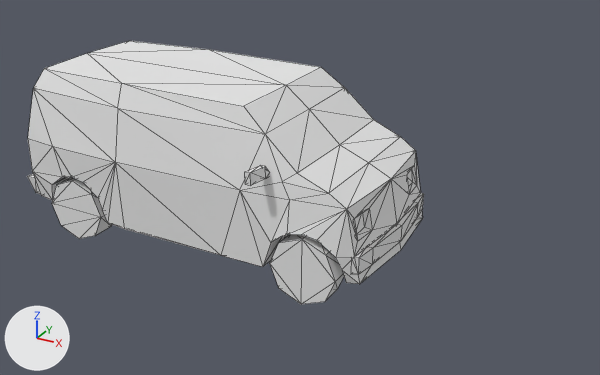
Before and after pictures for a commit that changed the OBJ model assetsMake/Grid/Car4_o1.obj.
The view is the same before and after, from a 50 mm lens placed at (5.18, -6.05, 4.68), pointed at (1.85, 0.0, 1.66). Every picture has the same lights, and +X, +Y and +Z are marked at lower left. Mesh edges are drawn as thin lines. Where no turn or scale is listed for an object, it has been applied to the vertices.

Objects in the first picture: 'Car4'.
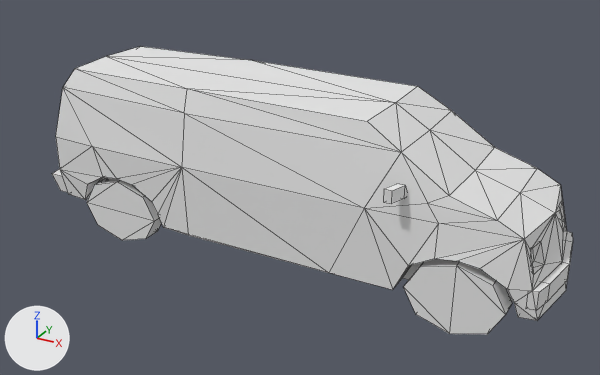
Patch to the scene script:
```diff
--- a/assetsMake/Grid/Car4_o1.obj.py
+++ b/assetsMake/Grid/Car4_o1.obj.py
@@ me_car4 @@
 # used by ob_car4; location = (0.0, 0.0, 0.0)
-me_car4.from_pydata(...)  # 264 vertices, 476 faces; spans x -0.82..2.85, y -0.99..0.99, z 1.01..2.6
+me_car4.from_pydata(...)  # 264 vertices, 380 faces; spans x -0.67..4.26, y -0.78..0.77, z 1.01..2.6
+# me_car4 part 1: the loose piece of 136 vertices spanning x -0.72..2.85, y -0.84..0.84, z 1.26..2.6 is scaled about its middle by (1.34, 0.781, 1), then moved by (0.8, 0.0, 0.0)
+# me_car4 part 2: a new loose piece, an 8-sided cylinder along y spanning x 3.14..3.96, y -0.64..-0.47, z 1.01..1.62, in mat_car4_mat (its picture is missing)
+# me_car4 part 3: a new loose piece, an 8-sided cylinder along y spanning x -0.16..0.66, y -0.63..-0.46, z 1.01..1.62, in mat_car4_mat (its picture is missing)
+# me_car4 part 4: a new loose piece of 20 vertices spanning x 4.09..4.26, y -0.58..0.57, z 1.36..1.51, in mat_car4_mat (its picture is missing)
+# me_car4 part 5: a new loose piece of 20 vertices spanning x -0.67..-0.45, y -0.59..0.58, z 1.33..1.51, in mat_car4_mat (its picture is missing)
+# me_car4 part 6: 7 loose pieces with 108 vertices, spanning x -0.44..2.85, y -0.99..0.99, z 1.01..2.18, are deleted
+# me_car4 part 7
+# 20 vertices are removed from x -0.82..-0.65, y -0.75..0.75, z 1.33..1.51
+# 28 faces are deleted
+# me_car4 part 8
+# 16 vertices are added at x 2.99..3.06, y -0.78..0.77, z 2.07..2.18
+# 8 new vertices lie (0.06, 0.0, 0.0) away from vertices in x 3.04, y -0.64..0.64, z 2.07..2.18
+# 18 new faces join them
 me_car4.materials.append(mat_car4_mat)
```

Location of each change, (x1, y1, x2, y2) in pixels of the pictures (600 x 375 px; the box of a moved part takes in the faces that stretch with it):
'Car4', reshaped (31% wider, 9% taller)
    before: (27, 41, 424, 304)
    after: (52, 46, 573, 334)
part 1 of me_car4, moved or reshaped
    before: (28, 41, 423, 284)
    after: (56, 46, 567, 321)
part 2 of me_car4, added
    after: (404, 259, 512, 334)
part 3 of me_car4, added
    after: (87, 178, 161, 240)
part 4 of me_car4, added
    after: (526, 231, 573, 310)
part 5 of me_car4, added
    after: (52, 169, 68, 192)
part 6 of me_car4, deleted
    before: (52, 165, 424, 304)
part 7 of me_car4, deleted
    before: (27, 174, 41, 194)
part 8 of me_car4, added
    after: (384, 184, 407, 204)
